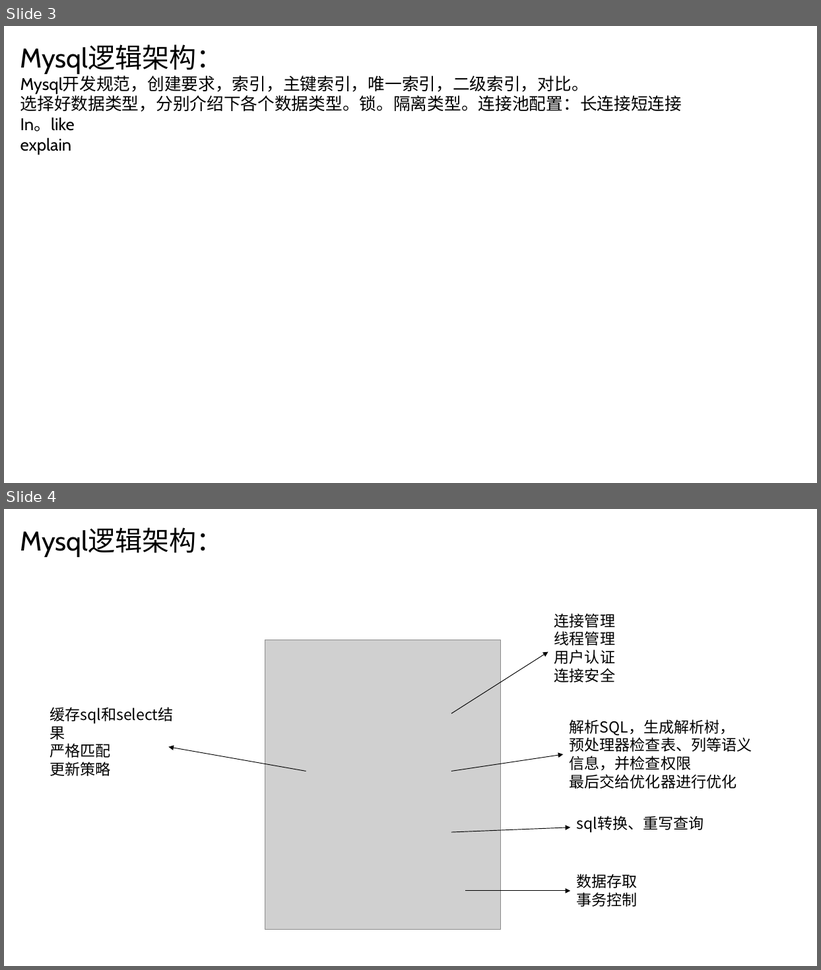
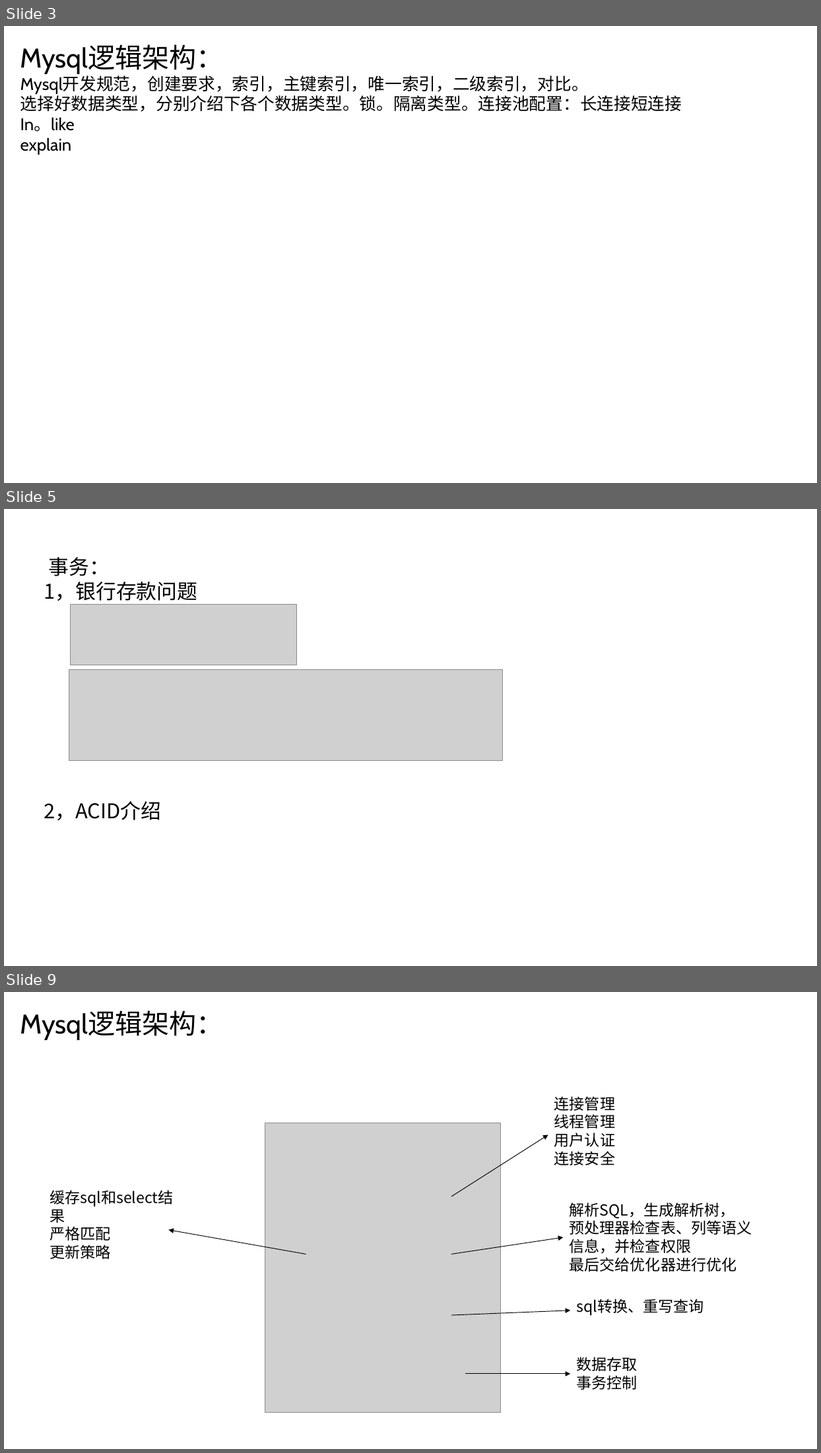
Before and after one commit to ronghuaihai/sharefiles, a slide deck: 数据库演示.pptx. Shown one above the other, each under a label of ours: slides 3 and 4 before the commit, slides 3, 5 and 9 after it; the slides between them are not shown. The pictures are 821x970 and 821x1453 pixels, drawn with LibreOffice and Linux fonts; fonts in the diff are those of the drawing; grey boxes stand for pictures; background and template pictures are left out. Boxes give left, top, right and bottom in pixels: in the first picture for what was removed or moved away, otherwise in the second. Text is boxed around its words. In the diff, an @@ line names an element or a change of style, - is before the commit and + after.

```diff
--- a/数据库演示.pptx
+++ b/数据库演示.pptx
@@ slide 5 added at (4,509,817,966), background picture (left out) @@
@@ text added at (44,557,198,821), 24 pt, text #000000 @@
+事务：
+1，银行存款问题
+2，ACID介绍
@@ picture added at (70,604,297,665) @@
@@ picture added at (69,670,504,761) @@
@@ what was slide 4 is now slide 9 @@
```
Also in this commit, not shown: 15 slides changed, 7 other slides added, 2 slides removed, 3 other files.
